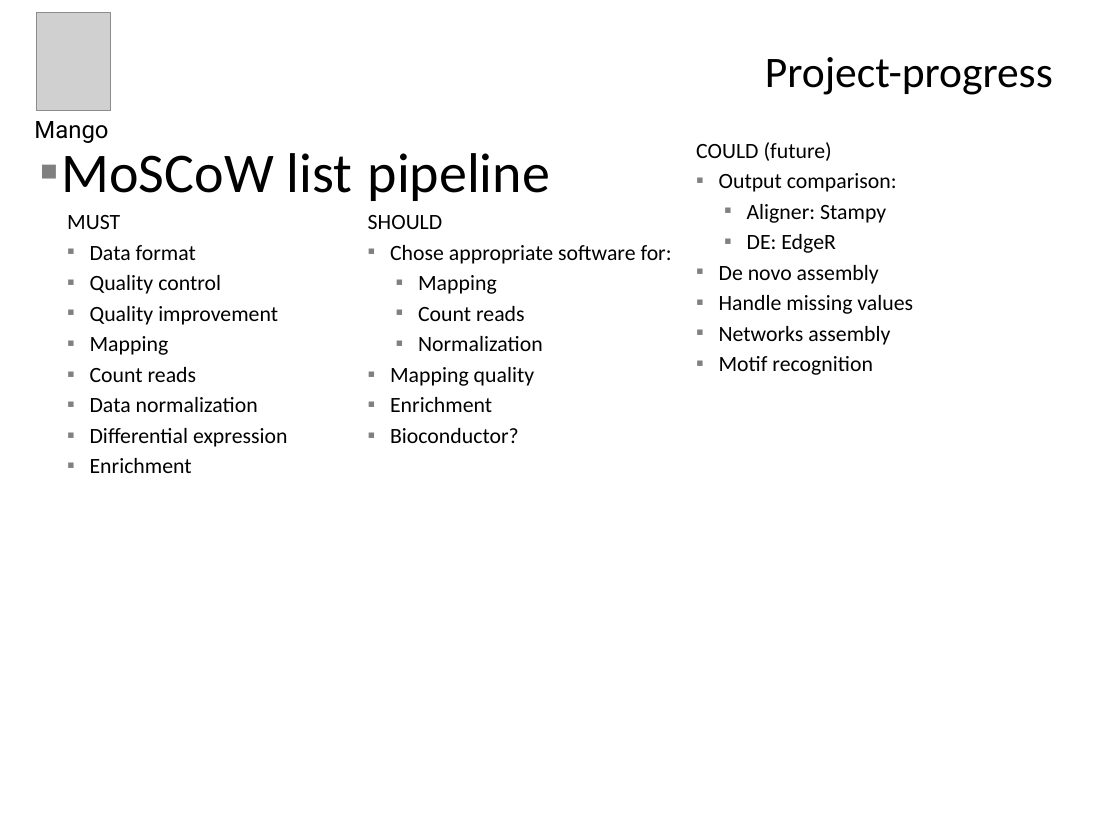
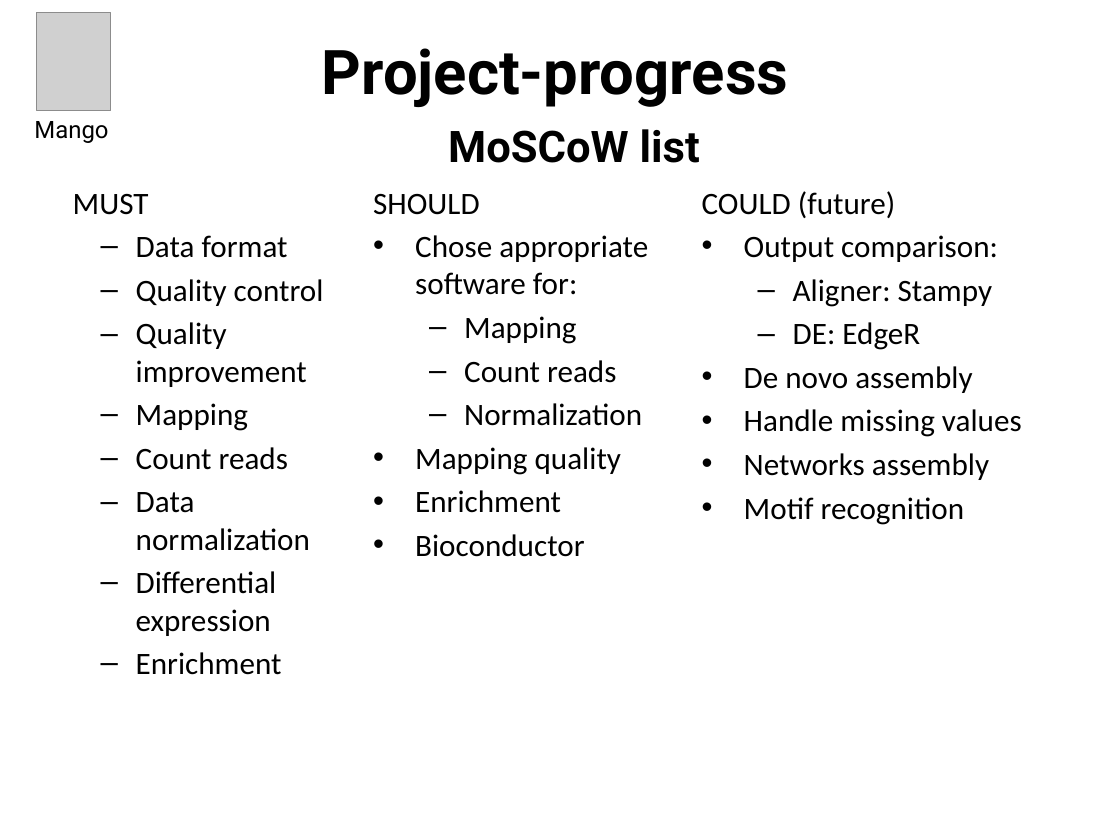
Before and after one commit to Bioinformatics-Mango/Bioinformatics, a slide deck: slide 4 of Presentations/Projectplan - planning and progress.pptx. Drawn at 1120x840 pixels with LibreOffice and Linux fonts; fonts in the diff are those of the drawing; grey boxes stand for pictures; background and template pictures are left out. Boxes give left, top, right and bottom in pixels: in the first picture for what was removed or moved away, otherwise in the second. Text is boxed around its words. In the diff, an @@ line names an element or a change of style, - is before the commit and + after.

Commit message:
Second draft project plan
Changed frontpage and overal styling

```diff
--- a/Presentations/Projectplan - planning and progress.pptx
+++ b/Presentations/Projectplan - planning and progress.pptx
@@ title "Project-progress" at [322, 48, 788, 107]: size 28 to 39.6 pt, font Calibri to Roboto, bold on; alignment right to centre @@
@@ text added at [448, 129, 700, 163], 28 pt, text #000000, bold @@
+MoSCoW list
@@ text at [73, 191, 1022, 675]: paragraph removed @@
-pipeline
@@ text "MUST": place and size @@
-text "MUST" at [62, 142, 913, 473]
+text "MUST" at [73, 191, 1022, 675]
@@ text at [62, 153, 352, 193]: paragraph removed @@
-▪ MoSCoW list
@@ text at [73, 191, 1022, 675]: size 14 to 20 pt; more space between paragraphs; bullet ▪ to –; bullet ▪ to • @@
@@ text at [415, 534, 584, 557]: text changed; size 14 to 20 pt @@
-▪ Bioconductor?
+• Bioconductor
```
Also in this commit, not shown: 9 other slides changed.
